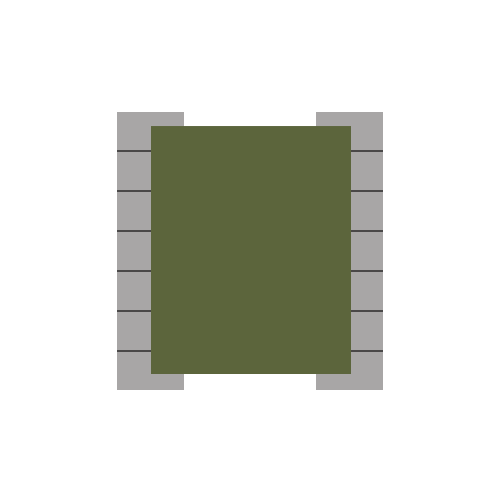
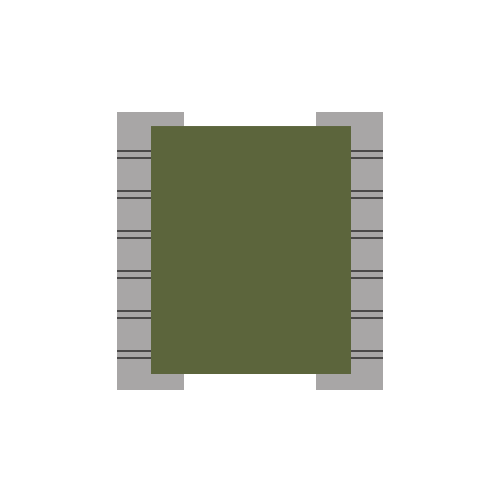
Layers edited between the first and the second (500, 500) image:
renamed "Layer 4" to "TREAD left", moved it above "TREAD right", painted on it over [117, 157, 151, 359]
painted on "Layer 4 copy" over [351, 157, 383, 359]
